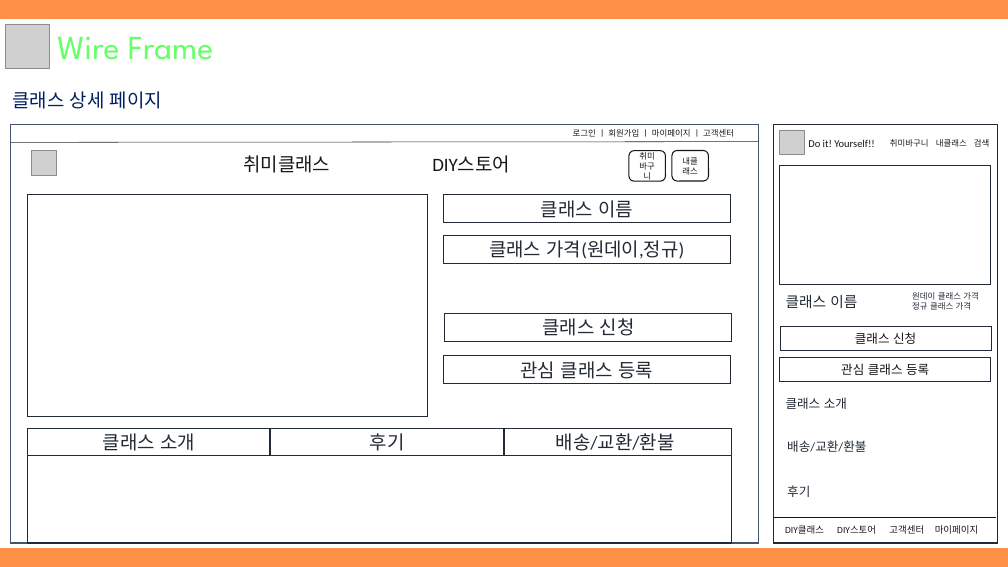
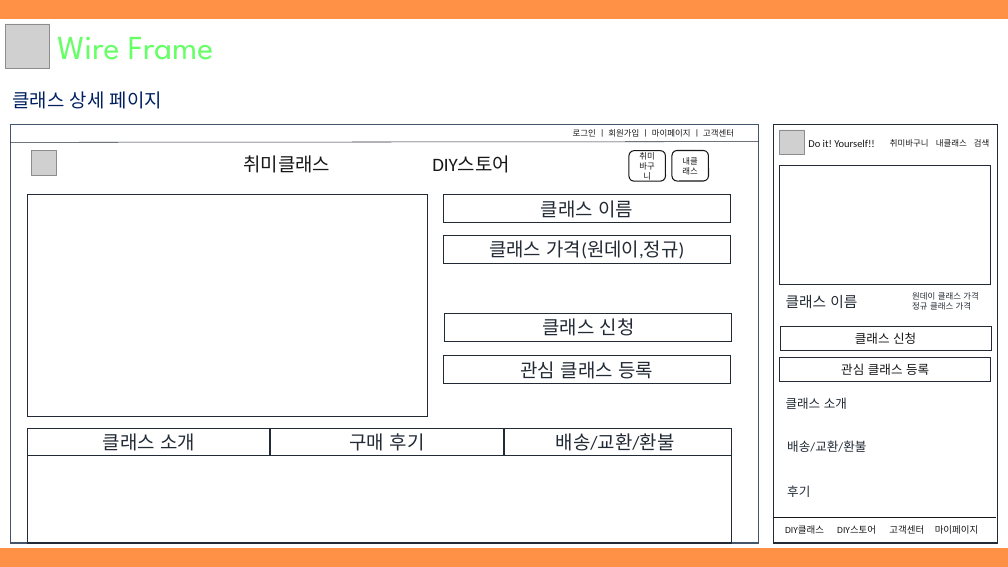
Before and after one commit to hhsw07/ezen-academy-projects, a slide deck: slide 15 of WebContent/발표자료/1차/3조 원데이클래스.pptx. Drawn at 1008x567 pixels with LibreOffice and Linux fonts; fonts in the diff are those of the drawing; grey boxes stand for pictures. Boxes give left, top, right and bottom in pixels: in the first picture for what was removed or moved away, otherwise in the second. Text is boxed around its words. In the diff, an @@ line names an element or a change of style, - is before the commit and + after.

```diff
--- a/WebContent/발표자료/1차/3조 원데이클래스.pptx
+++ b/WebContent/발표자료/1차/3조 원데이클래스.pptx
@@ text in rectangle at (x1=350, y1=433, x2=425, y2=451): text changed @@
-후기
+구매 후기
```
Also in this commit, not shown: 1 other slide changed, 4 slides added.
